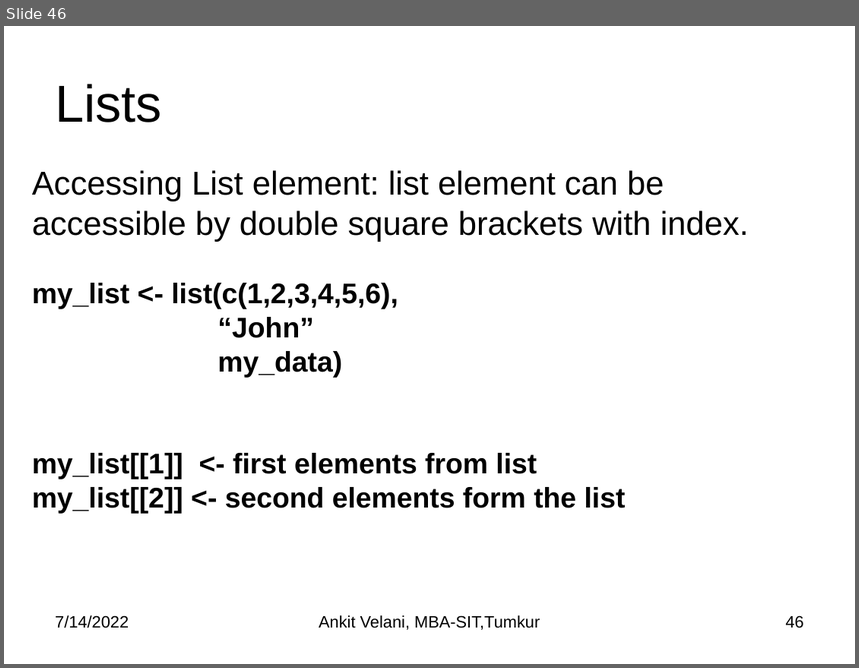
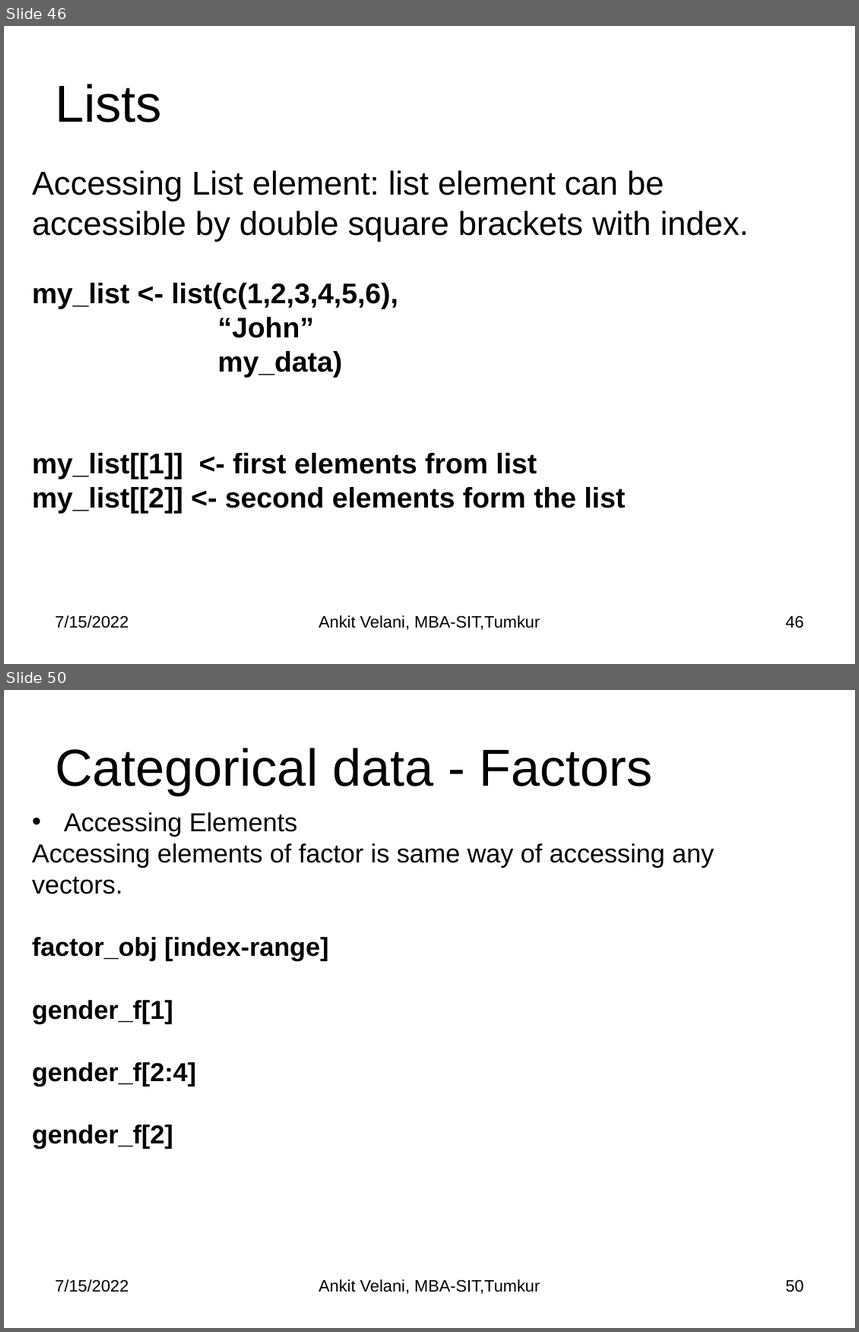
Before and after one commit to sitmbadept/sitmbadept.github.io, a slide deck: R/Unit-3/Unit-3 R Programming.pptx. Shown one above the other, each under a label of ours: slide 46 before the commit, slides 46 and 50 after it; the slides between them are not shown. The pictures are 859x668 and 859x1332 pixels, drawn with LibreOffice and Linux fonts; fonts in the diff are those of the drawing. Boxes give left, top, right and bottom in pixels: in the first picture for what was removed or moved away, otherwise in the second. Text is boxed around its words. In the diff, an @@ line names an element or a change of style, - is before the commit and + after.

```diff
--- a/R/Unit-3/Unit-3 R Programming.pptx
+++ b/R/Unit-3/Unit-3 R Programming.pptx
@@ slide 50 added at <box>4,690,855,1328</box>, background #FFFFFF @@
@@ title added at <box>55,748,653,796</box>, 44 pt, text #000000 @@
+Categorical data - Factors
@@ text added at <box>32,812,714,1148</box>, 22 pt, text #000000 @@
+• Accessing Elements
+Accessing elements of factor is same way of accessing any vectors.
+factor_obj [index-range]
+gender_f[1]
+gender_f[2:4]
+gender_f[2]
@@ text added at <box>55,1280,129,1293</box>, 14 pt, text #000000 @@
+7/15/2022
@@ text added at <box>319,1280,540,1294</box>, 14 pt, text #000000 @@
+Ankit Velani, MBA-SIT,Tumkur
@@ page number added at <box>786,1280,804,1293</box>, 14 pt, text #000000 @@
+50
@@ slide 46 changed as well @@
@@ text at <box>55,616,129,629</box>: text changed @@
-7/14/2022
+7/15/2022
```
Also in this commit, not shown: 44 other slides changed, 4 other slides added.
